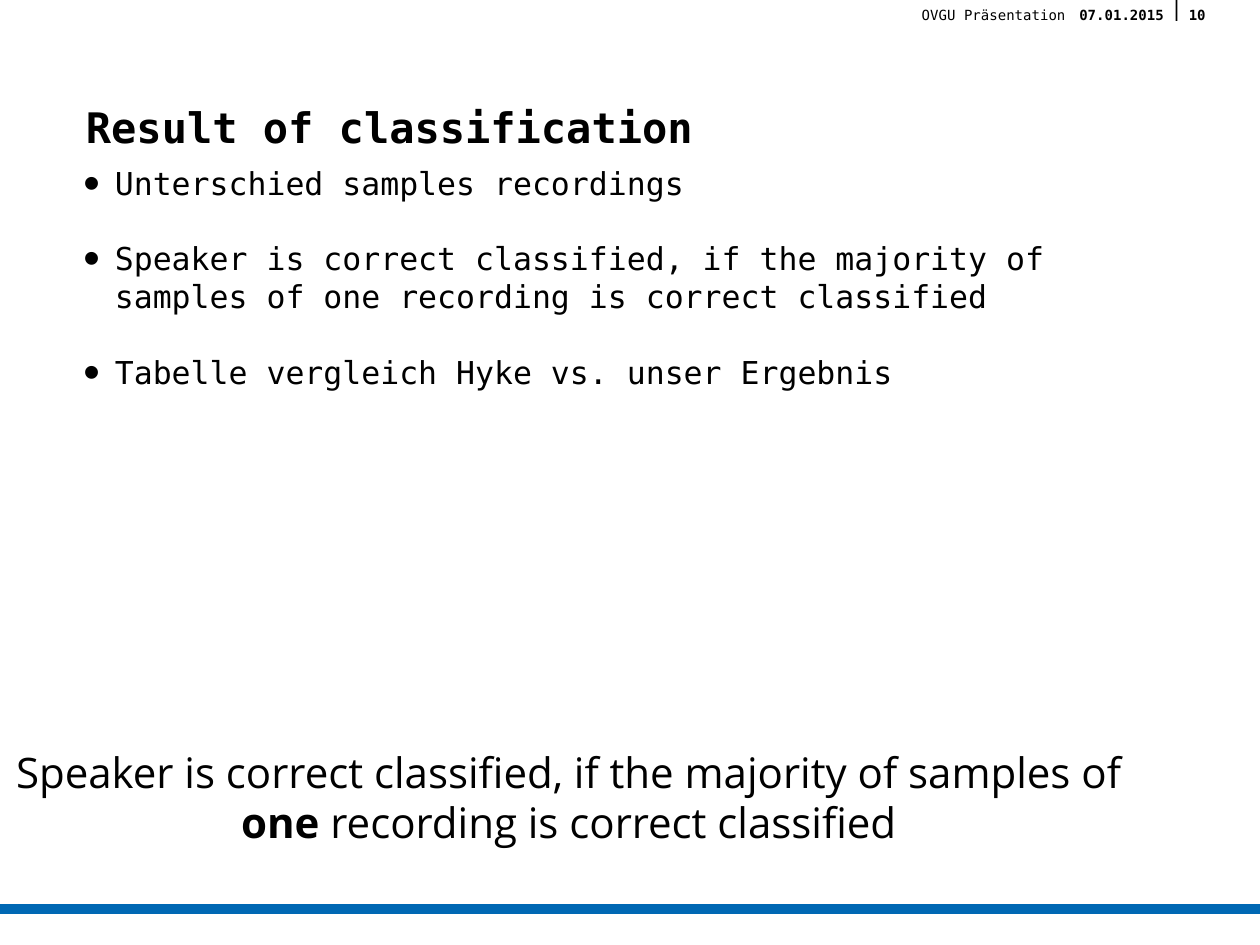
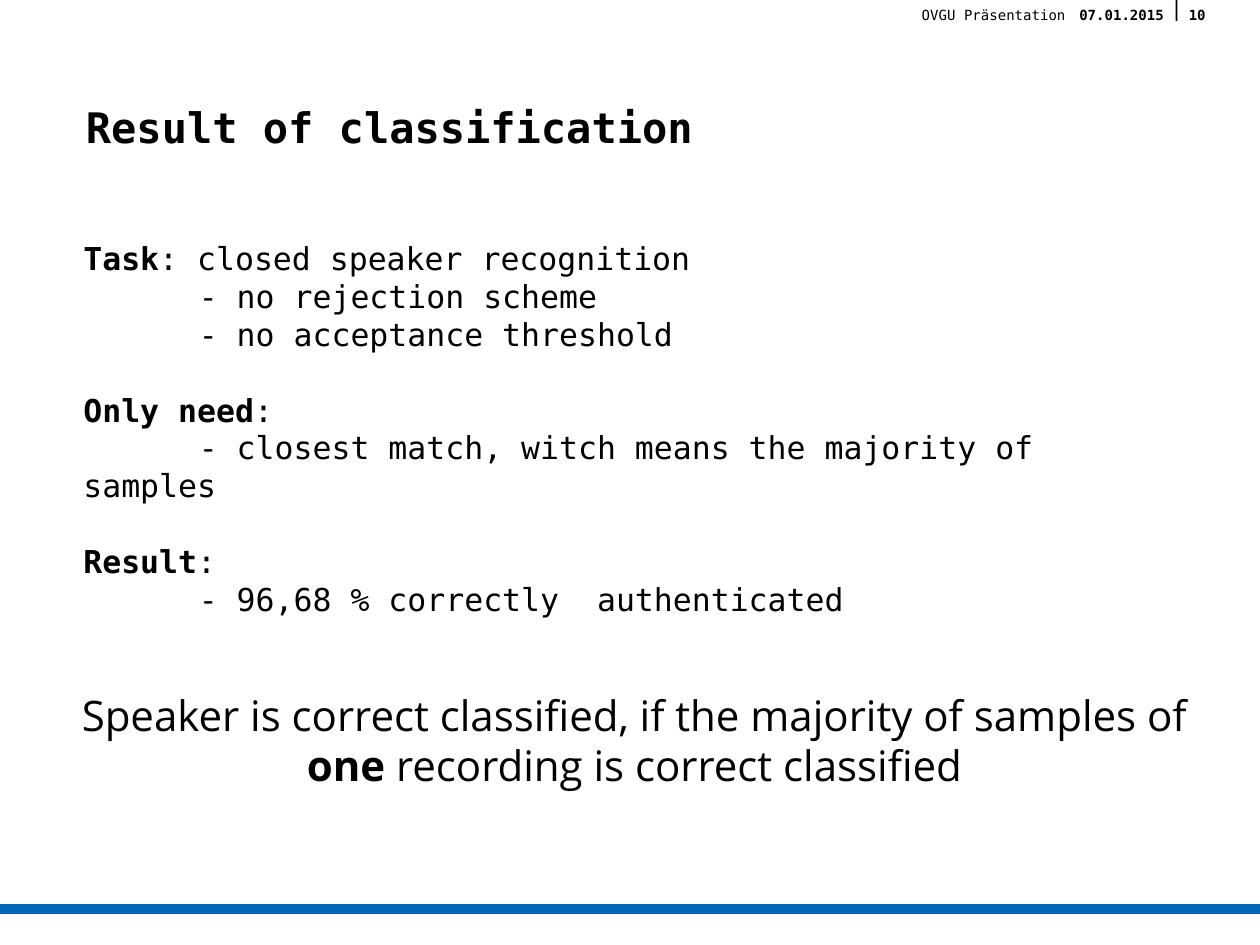
Before and after one commit to querquer/biosec, a slide deck: slide 10 of presentation/Präsentation1.pptx. Drawn at 1260x945 pixels with LibreOffice and Linux fonts; fonts in the diff are those of the drawing; background and template pictures are left out. Boxes give left, top, right and bottom in pixels: in the first picture for what was removed or moved away, otherwise in the second. Text is boxed around its words. In the diff, an @@ line names an element or a change of style, - is before the commit and + after.

```diff
--- a/presentation/Präsentation1.pptx
+++ b/presentation/Präsentation1.pptx
@@ text at box(83, 246, 1033, 618): text changed @@
-• Unterschied samples recordings
-• Speaker is correct classified, if the majority of samples of one recording is correct classified
-• Tabelle vergleich Hyke vs. unser Ergebnis
+Task: closed speaker recognition
+- no rejection scheme
+- no acceptance threshold
+Only need:
+- closest match, witch means the majority of samples
+Result:
+- 96,68 % correctly authenticated
@@ text "Speaker is correct classified, if ...": place and size @@
-text "Speaker is correct classified, if ..." at box(16, 756, 1121, 848)
+text "Speaker is correct classified, if ..." at box(82, 699, 1187, 791)
```
Also in this commit, not shown: 2 other slides changed, 1 slide added, 1 slide removed, 1 other file.
